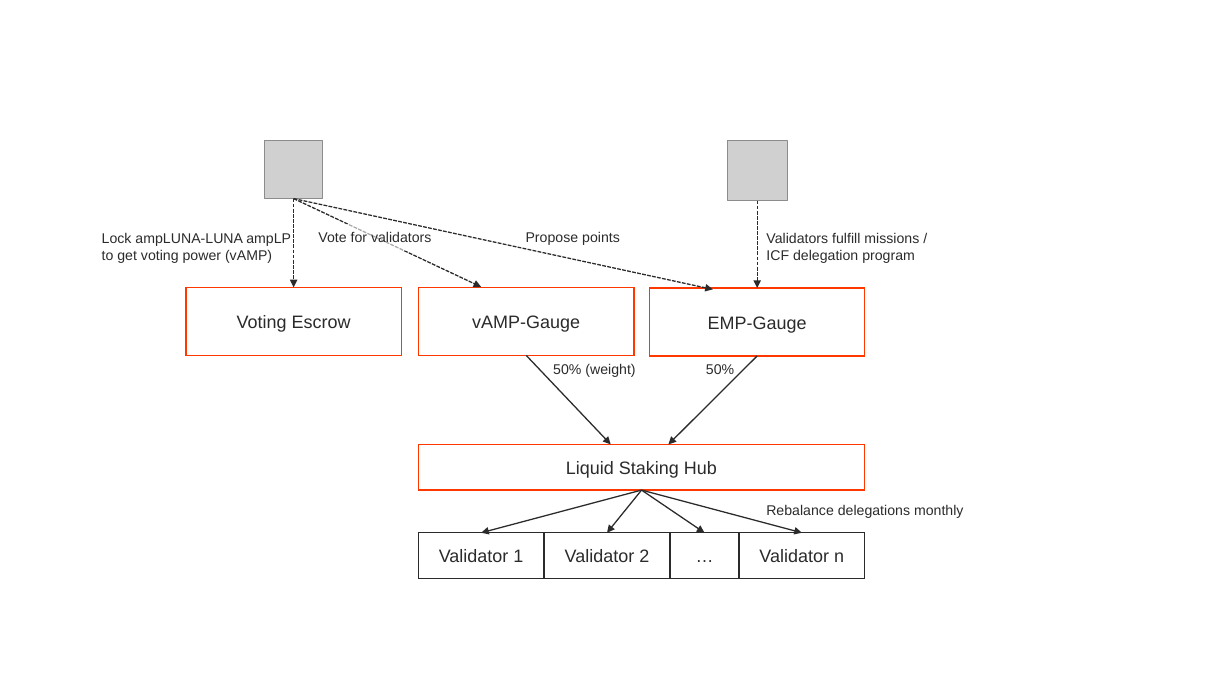
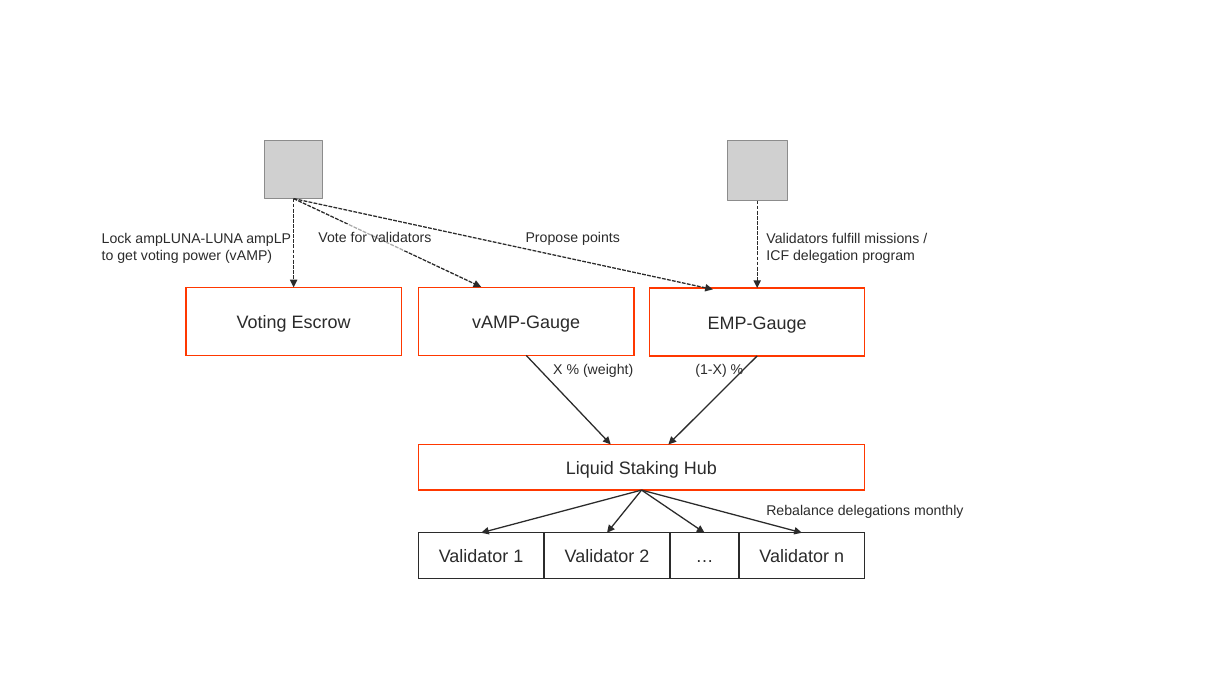
Before and after one commit to erisprotocol/docs, a slide deck: slide 25 of _assets/eris.pptx. Drawn at 1232x693 pixels with LibreOffice and Linux fonts; fonts in the diff are those of the drawing; grey boxes stand for pictures. Boxes give left, top, right and bottom in pixels: in the first picture for what was removed or moved away, otherwise in the second. Text is boxed around its words. In the diff, an @@ line names an element or a change of style, - is before the commit and + after.

```diff
--- a/_assets/eris.pptx
+++ b/_assets/eris.pptx
@@ text at (553,363,633,377): text changed @@
-50% (weight)
+X % (weight)
@@ text at (695,364,726,377): text changed @@
-50%
+(1-X) %
```
Also in this commit, not shown: 1 other slide changed, 12 other files.
